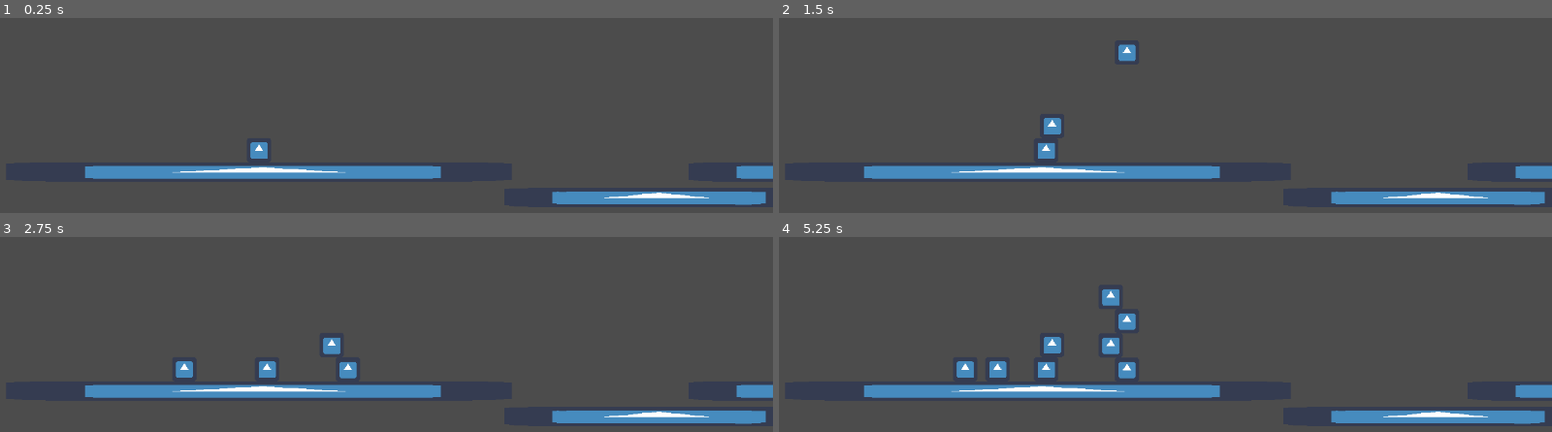
Above: before the commit, frames 1-4 (two rows, left to right).
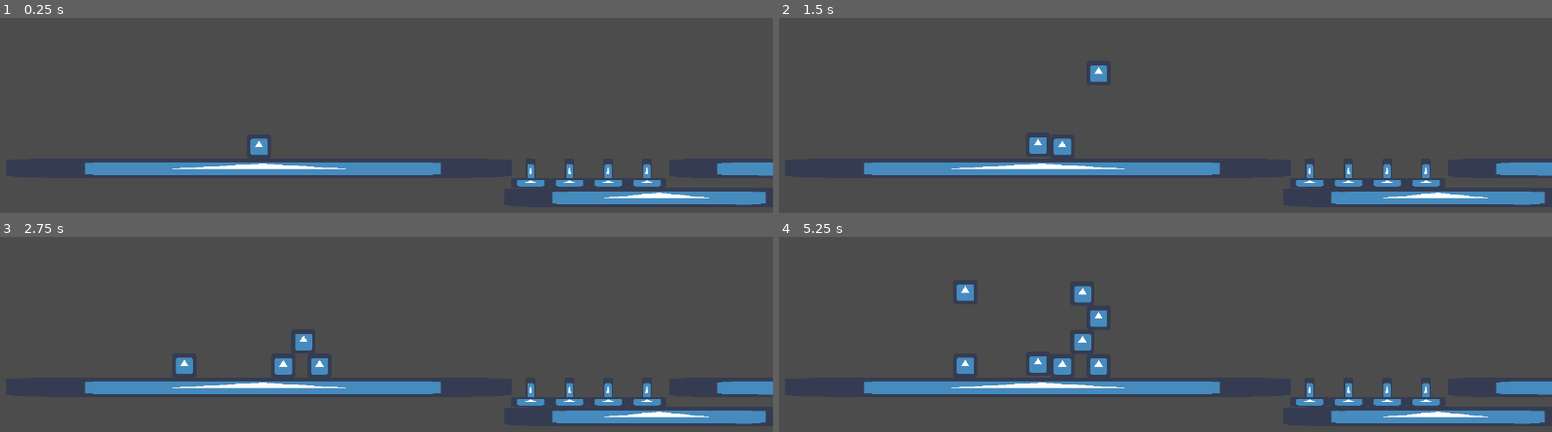
Above: after the commit, the same moments.

Repository: UltraArceus3/Mini-Jam-96-Game-Submission
Game: Godot game, scene res://Scenes/main.tscn
Same seed, same stepped clock (60 frames per second), same inputs: the game is played once before the commit and once after it. Before the commit the project has no main scene; this scene is started directly in both runs. The engine's default icon, where the game draws it, is replaced by a stand-in: a white triangle on a blue panel in a dark square.
Inputs:
- Up to frame 1 (0.25 s): no input
- Up to frame 2 (1.5 s): tap Enter at 0.5 s; hold D (RIGHT) from 0.53 s (still down); tap R (ded) at 0.6, 1.35 s; tap W (UP) at 0.77 s
- Up to frame 3 (2.75 s): tap W (UP) at 1.52 s; release D (RIGHT) at 2.03 s; hold A (LEFT) from 2.03 s (still down); tap R (ded) at 2.1 s
- Up to frame 4 (5.25 s): release A (LEFT) at 2.78 s; hold D (RIGHT) 2.78-4.28 s; tap R (ded) every 0.75 s from 2.85 to 5.1 s; tap W (UP) at 3.02, 3.77, 4.52 s; hold A (LEFT) 4.28-5.03 s; hold D (RIGHT) from 5.03 s (still down)

The runs differ from the first frame. In frame 1, 3.7% of the frame differs, in the area x 10-100%, y 61-87%; in frame 2, 4.6%; in frame 3, 4.8%; in frame 4, 6.2%, in the area x 10-100%, y 24-87%.

Commit message:
Added death collision + spikes

Diff:
--- a/Scenes/main.tscn
+++ b/Scenes/main.tscn
@@ -1,8 +1,9 @@
-[gd_scene load_steps=5 format=2]
+[gd_scene load_steps=6 format=2]
 
 [ext_resource path="res://icon.png" type="Texture" id=1]
 [ext_resource path="res://entities/player/player.tscn" type="PackedScene" id=2]
 [ext_resource path="res://entities/player_spawner/player_spawn.gd" type="Script" id=3]
+[ext_resource path="res://entities/spike.tscn" type="PackedScene" id=4]
 
 [sub_resource type="RectangleShape2D" id=2]
 extents = Vector2( 8, 8 )
@@ -10,7 +11,7 @@
 [node name="Main" type="Node2D"]
 
 [node name="platform" type="StaticBody2D" parent="."]
-position = Vector2( 0, 27 )
+position = Vector2( 0, 24 )
 scale = Vector2( 26.08, 1 )
 __meta__ = {
 "_edit_group_": true
@@ -38,7 +39,7 @@
 shape = SubResource( 2 )
 
 [node name="platform3" type="StaticBody2D" parent="."]
-position = Vector2( 480, 27 )
+position = Vector2( 464, 24 )
 scale = Vector2( 15.68, 1 )
 __meta__ = {
 "_edit_group_": true
@@ -60,3 +61,15 @@
 position = Vector2( 8, -48 )
 script = ExtResource( 3 )
 player_inst = ExtResource( 2 )
+
+[node name="spike" parent="." instance=ExtResource( 4 )]
+position = Vector2( 224, 32 )
+
+[node name="spike2" parent="." instance=ExtResource( 4 )]
+position = Vector2( 256, 32 )
+
+[node name="spike3" parent="." instance=ExtResource( 4 )]
+position = Vector2( 288, 32 )
+
+[node name="spike4" parent="." instance=ExtResource( 4 )]
+position = Vector2( 320, 32 )
--- /dev/null
+++ b/entities/death_box/death_box.gd
@@ -0,0 +1,17 @@
+extends Area2D
+
+
+# Declare member variables here. Examples:
+# var a = 2
+# var b = "text"
+
+
+# Called when the node enters the scene tree for the first time.
+func _ready():
+	pass # Replace with function body.
+
+
+
+func _on_death_box_body_entered(body):
+	if body.is_in_group("player"):
+		body.kill()
--- /dev/null
+++ b/entities/death_box/death_box.tscn
@@ -0,0 +1,13 @@
+[gd_scene load_steps=3 format=2]
+
+[ext_resource path="res://entities/death_box/death_box.gd" type="Script" id=1]
+
+[sub_resource type="RectangleShape2D" id=1]
+
+[node name="death_box" type="Area2D"]
+script = ExtResource( 1 )
+
+[node name="CollisionShape2D" type="CollisionShape2D" parent="."]
+shape = SubResource( 1 )
+
+[connection signal="body_entered" from="." to="." method="_on_death_box_body_entered"]
--- a/entities/player/player.gd
+++ b/entities/player/player.gd
@@ -10,7 +10,7 @@
 
 # Called when the node enters the scene tree for the first time.
 func _ready():
-	pass # Replace with function body.
+	add_to_group("player")
 
 
 func get_control_vectors():
@@ -31,11 +31,14 @@
 
 
 		if Input.is_action_just_pressed("ded"):
-			is_dead = true
-			velocity.x = 0.0
-			emit_signal("ded")
+			kill()
 
 	if not(is_on_floor()):
 		velocity.y += 9.8
 
 	velocity = move_and_slide(velocity)
+
+func kill():
+	is_dead = true
+	velocity.x = 0.0
+	emit_signal("ded")
--- /dev/null
+++ b/entities/spike.tscn
@@ -0,0 +1,27 @@
+[gd_scene load_steps=4 format=2]
+
+[ext_resource path="res://icon.png" type="Texture" id=1]
+[ext_resource path="res://entities/death_box/death_box.tscn" type="PackedScene" id=2]
+
+[sub_resource type="RectangleShape2D" id=1]
+extents = Vector2( 16, 6 )
+
+[node name="spike" type="StaticBody2D"]
+
+[node name="Sprite2" type="Sprite" parent="."]
+position = Vector2( 0, -4 )
+scale = Vector2( 0.125, 0.375 )
+texture = ExtResource( 1 )
+
+[node name="Sprite" type="Sprite" parent="."]
+position = Vector2( 0, 4 )
+scale = Vector2( 0.5, 0.125 )
+texture = ExtResource( 1 )
+
+[node name="CollisionShape2D" type="CollisionShape2D" parent="."]
+position = Vector2( 0, 1 )
+shape = SubResource( 1 )
+
+[node name="death_box" parent="." instance=ExtResource( 2 )]
+position = Vector2( 0, -7 )
+scale = Vector2( 0.311042, 0.777615 )
--- a/project.godot
+++ b/project.godot
@@ -11,6 +11,7 @@
 [application]
 
 config/name="MJ96 Game"
+run/main_scene="res://Scenes/main.tscn"
 config/icon="res://icon.png"
 
 [display]
